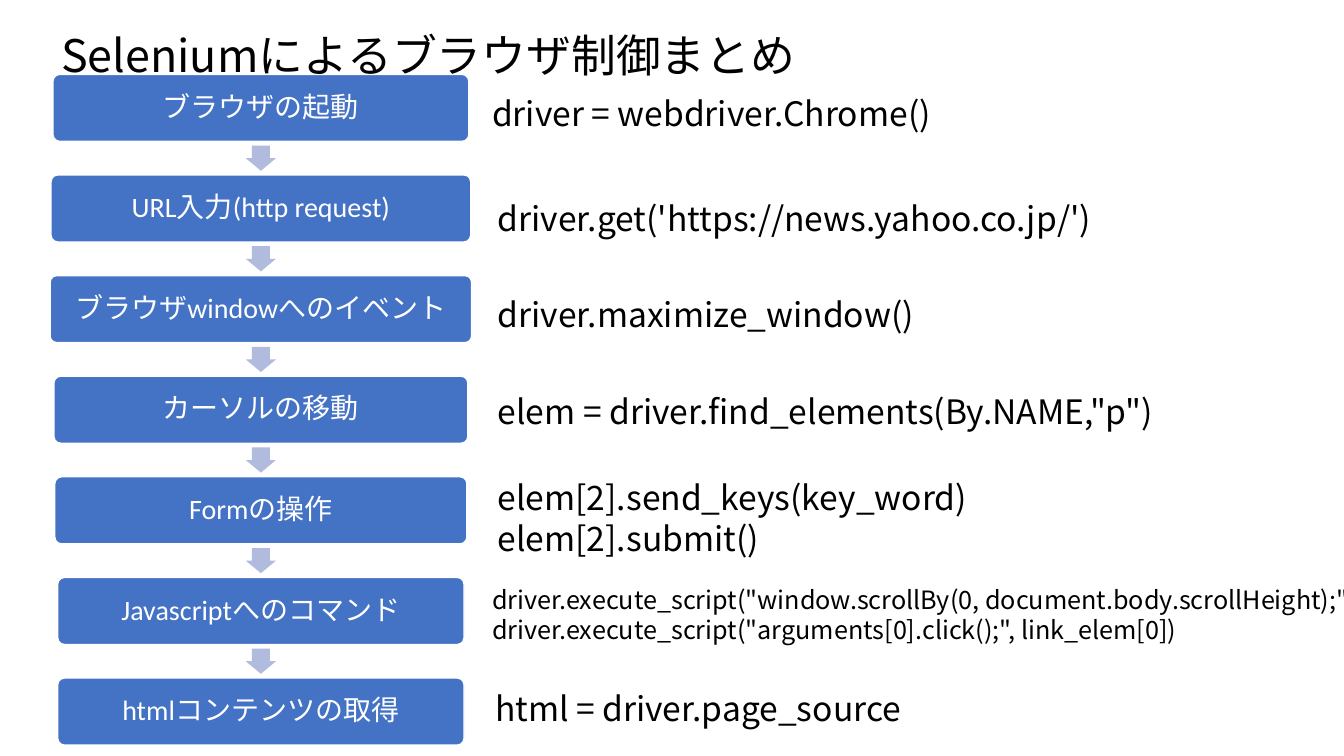
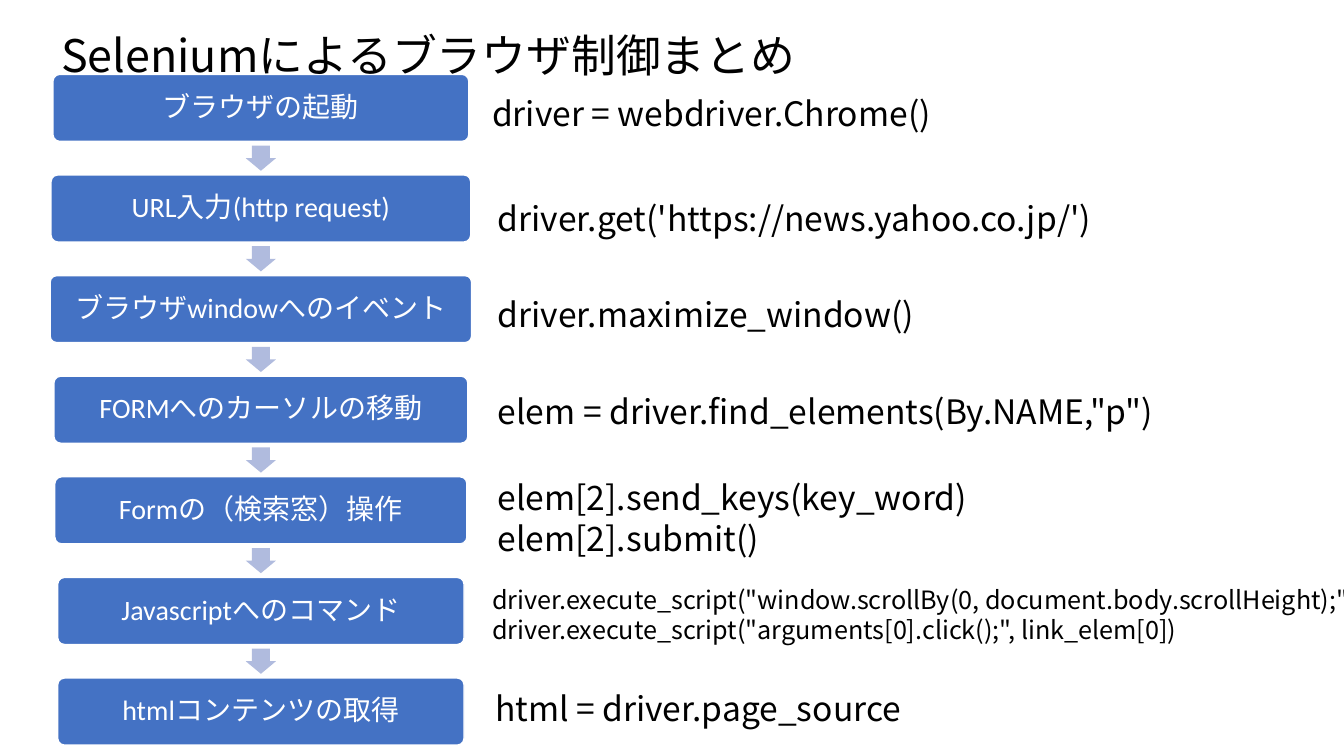
Before and after one commit to ueharaLab/bigdata7_selenium, a slide deck: slide 21 of bigdata6_selenium.pptx (slide 20 before the commit). Drawn at 1344x756 pixels with LibreOffice and Linux fonts; fonts in the diff are those of the drawing. Boxes give left, top, right and bottom in pixels: in the first picture for what was removed or moved away, otherwise in the second. Text is boxed around its words. In the diff, an @@ line names an element or a change of style, - is before the commit and + after.

```diff
--- a/bigdata6_selenium.pptx
+++ b/bigdata6_selenium.pptx
@@ text at (99,395,422,420): text changed @@
-カーソルの移動
+FORMへのカーソルの移動
@@ text at (119,496,403,522): text changed @@
-Formの操作
+Formの（検索窓）操作
```
Also in this commit, not shown: 9 other slides changed, 1 slide added, 5 slides removed, 25 other files.
